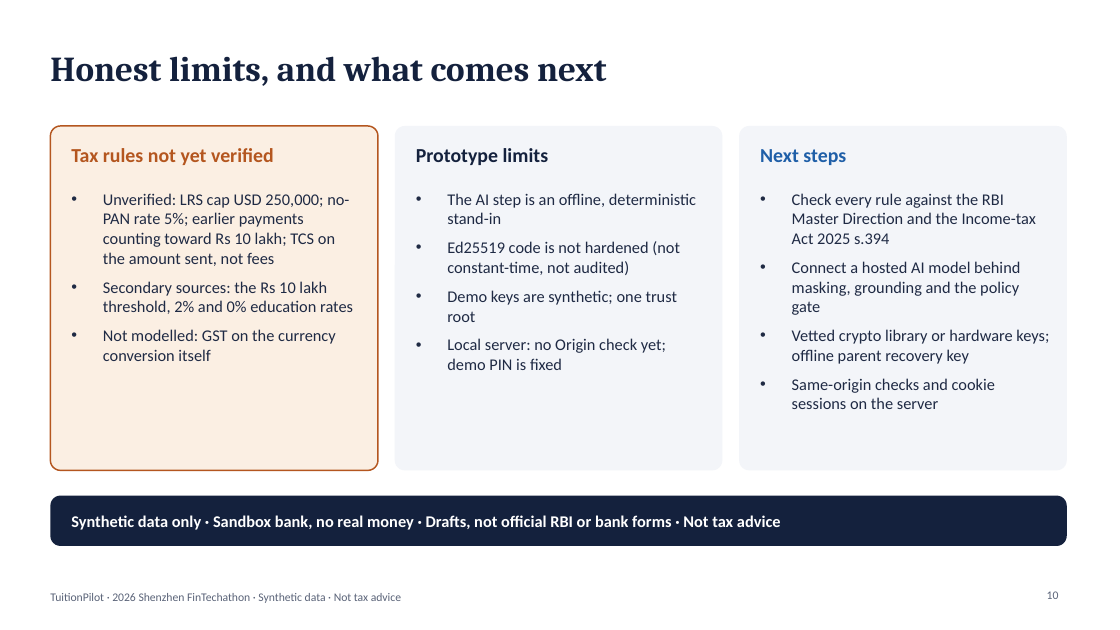
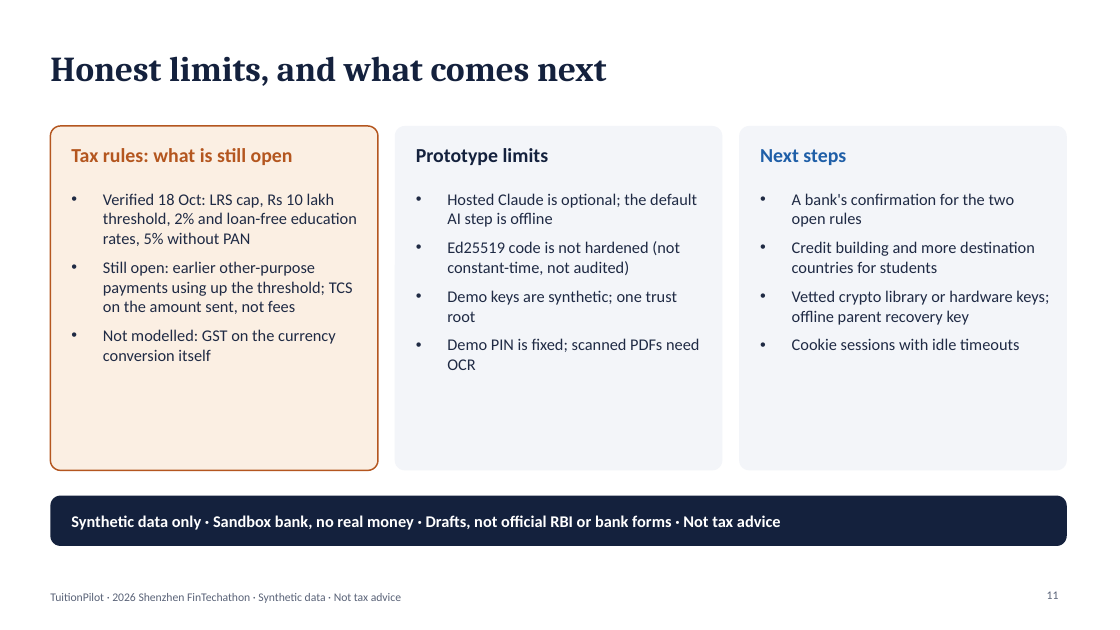
Before and after one commit to Timoerjoves/TutionPilot, a slide deck: slide 11 of docs/presentation/TuitionPilot_deck.pptx (slide 10 before the commit). Drawn at 1120x630 pixels with LibreOffice and Linux fonts; fonts in the diff are those of the drawing. Boxes give left, top, right and bottom in pixels: in the first picture for what was removed or moved away, otherwise in the second. Text is boxed around its words. In the diff, an @@ line names an element or a change of style, - is before the commit and + after.

```diff
--- a/docs/presentation/TuitionPilot_deck.pptx
+++ b/docs/presentation/TuitionPilot_deck.pptx
@@ text at [71, 148, 293, 165]: text changed @@
-Tax rules not yet verified
+Tax rules: what is still open
@@ text at [103, 193, 357, 314]: text changed @@
-• Unverified: LRS cap USD 250,000; no-PAN rate 5%; earlier payments counting toward Rs 10 lakh; TCS on the amount sent, not fees
-• Secondary sources: the Rs 10 lakh threshold, 2% and 0% education rates
+• Verified 18 Oct: LRS cap, Rs 10 lakh threshold, 2% and loan-free education rates, 5% without PAN
+• Still open: earlier other-purpose payments using up the threshold; TCS on the amount sent, not fees
@@ text at [447, 193, 697, 227]: text changed @@
-• The AI step is an offline, deterministic stand-in
+• Hosted Claude is optional; the default AI step is offline
@@ text at [792, 193, 1035, 273]: text changed @@
-• Check every rule against the RBI Master Direction and the Income-tax Act 2025 s.394
-• Connect a hosted AI model behind masking, grounding and the policy gate
+• A bank's confirmation for the two open rules
+• Credit building and more destination countries for students
@@ text at [447, 338, 699, 370]: text changed @@
-• Local server: no Origin check yet; demo PIN is fixed
+• Demo PIN is fixed; scanned PDFs need OCR
@@ text at [792, 338, 1019, 350]: text changed @@
-• Same-origin checks and cookie sessions on the server
+• Cookie sessions with idle timeouts
@@ page number at [1047, 591, 1059, 599]: text changed @@
-10
+11
```
Also in this commit, not shown: 6 other slides changed, 1 slide added, 19 other files.
